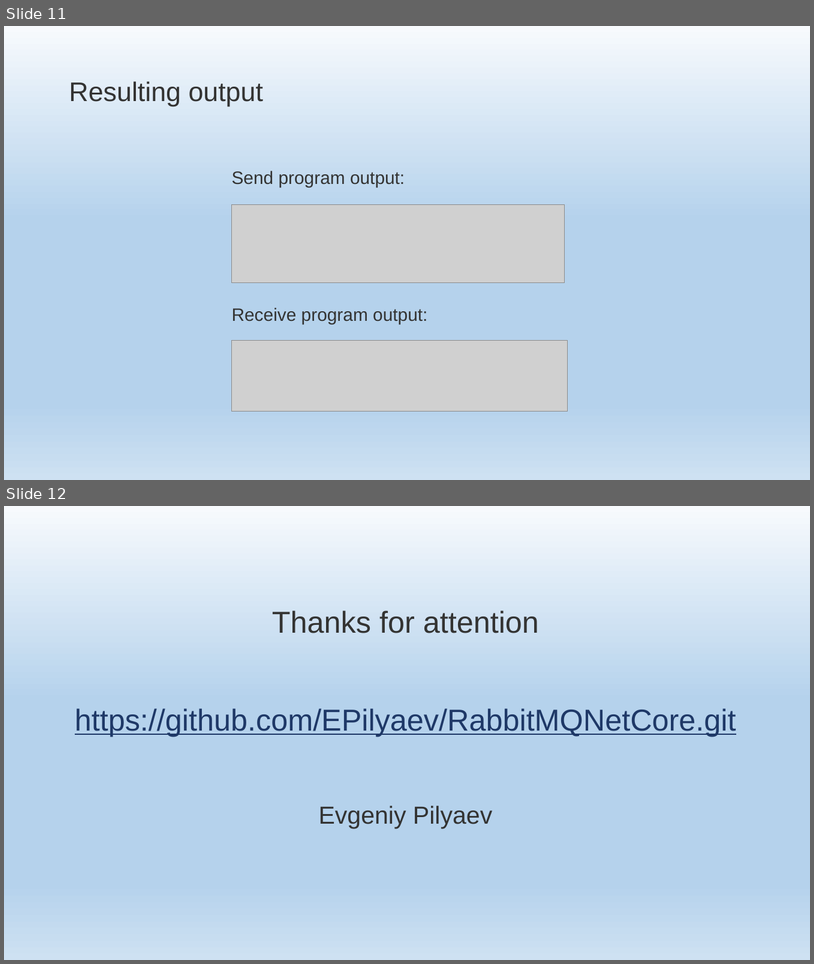
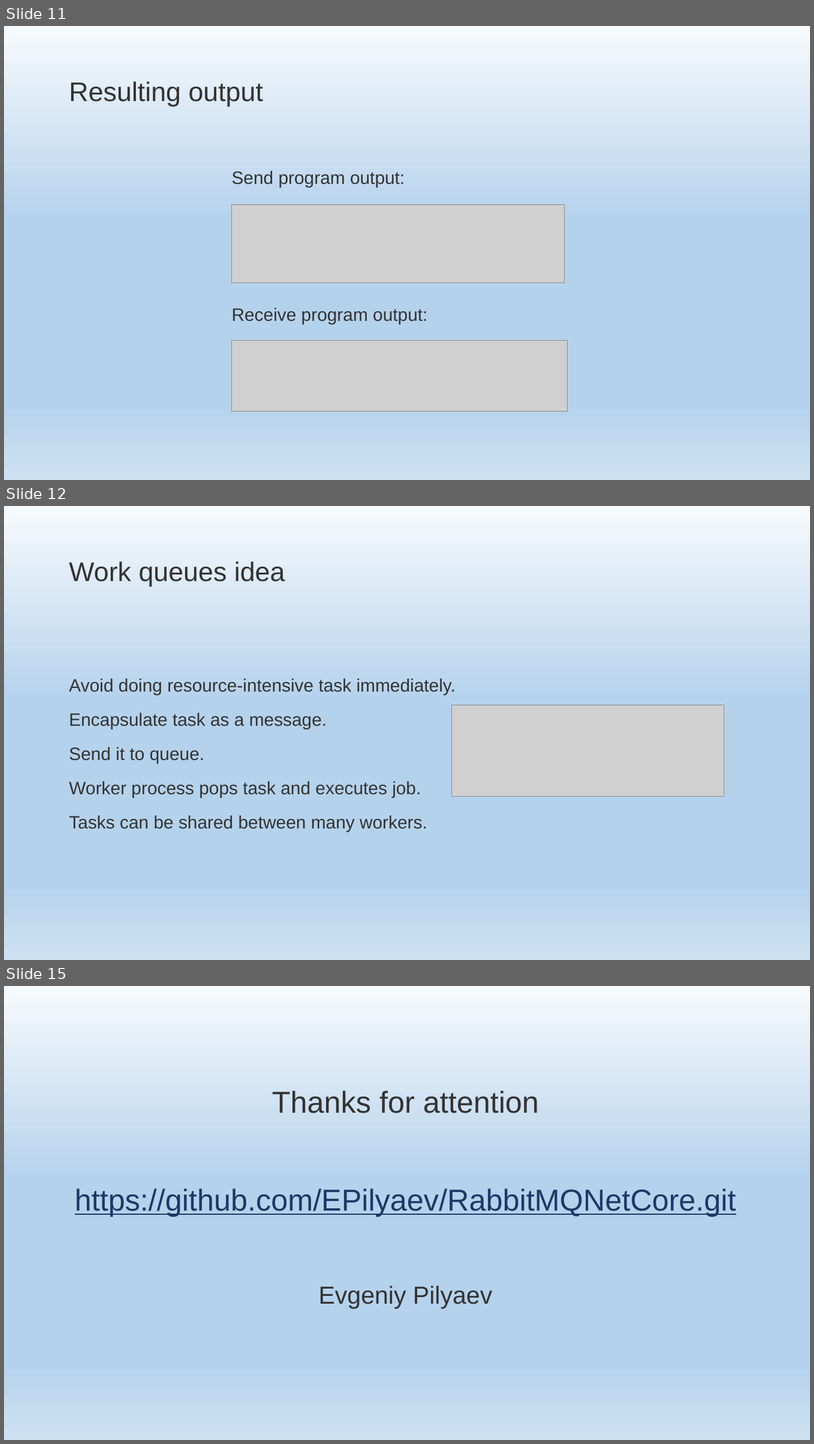
Before and after one commit to EPilyaev/RabbitMQNetCore, a slide deck: RabbitMQNetCore.pptm. Shown one above the other, each under a label of ours: slides 11 and 12 before the commit, slides 11, 12 and 15 after it; the slides between them are not shown. The pictures are 814x964 and 814x1444 pixels, drawn with LibreOffice and Linux fonts; fonts in the diff are those of the drawing; grey boxes stand for pictures; background and template pictures are left out. Boxes give left, top, right and bottom in pixels: in the first picture for what was removed or moved away, otherwise in the second. Text is boxed around its words. In the diff, an @@ line names an element or a change of style, - is before the commit and + after.

Commit message:
Start Work queues slide series

```diff
--- a/RabbitMQNetCore.pptm
+++ b/RabbitMQNetCore.pptm
@@ slide 12 added at (4, 506, 810, 960), background gradient #F7FAFD to #B5D2EC to #CEE1F2 @@
@@ title added at (69, 561, 285, 586), 48 pt, text #333332 @@
+Work queues idea
@@ text added at (69, 678, 456, 832), 32 pt, text #333332 @@
+Avoid doing resource-intensive task immediately.
+Encapsulate task as a message.
+Send it to queue.
+Worker process pops task and executes job.
+Tasks can be shared between many workers.
@@ picture added at (452, 705, 725, 796) @@
@@ what was slide 12 is now slide 15 @@
```
Also in this commit, not shown: 2 other slides added, 1 other file.
